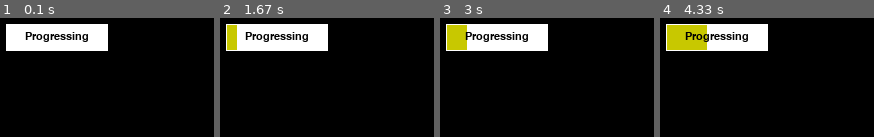
Above: before the commit, frames 1-4 (left to right).
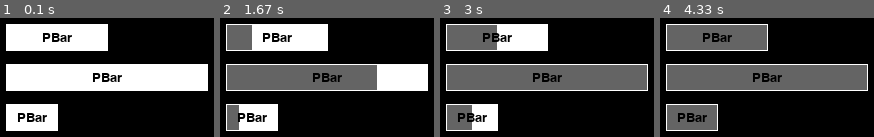
Above: after the commit, the same moments.

Repository: metulburr/pygame
Game: pygame game, started from progress_bar.py
Same seed, same stepped clock (60 frames per second), same inputs: the game is played once before the commit and once after it.
Inputs (mouse positions are in pixels of both pictures, inside the frame that each line leads up to):
- Up to frame 1 (0.1 s): no input
- Up to frame 2 (1.67 s): click (327, 77) at 0.38 s, where only the run after the commit has a clickable "PBar"; click (327, 77) at 0.72 s, where only the run after the commit has a clickable "PBar"
- Up to frame 3 (3 s): no input
- Up to frame 4 (4.33 s): no input

The runs differ from the first frame. In frame 1, 28% of the frame differs, in the area x 2-98%, y 11-95%; in frame 2, 30%; in frame 3, 32%; in frame 4, 36%, in the area x 2-98%, y 5-95%.

Commit message:
modified pbar class

Diff:
--- a/progress_bar.py
+++ b/progress_bar.py
@@ -9,6 +9,7 @@
         self.timer = 0.0
         self.time = 1.0
         self.process_kwargs(kwargs)
+        self.complete = False
         if self.text:
             self.text = self.font.render(self.text,True,self.font_color)
 
@@ -19,10 +20,10 @@
             'bg_color'   : (255,255,255),
             'bg_buff'    : 1,
             'increment'  : 1,
-            'progress'   : 0,
+            'percent'   : 0,
 
             'text'       : None,
-            'font'       : pg.font.Font(None,16),
+            'font'       : pg.font.Font(None,20),
             'font_color' : (0,0,0),
             'text_always': False
         }
@@ -30,24 +31,31 @@
             if kwarg in settings:
                 settings[kwarg] = kwargs[kwarg]
             else:
-                raise AttributeError("ProgressBar has no keyword: {}".format(kwarg))
+                raise AttributeError("{} has no keyword: {}".format(self.__class__.__name__, kwarg))
         self.__dict__.update(settings)
+
+    def progress(self):
+        if not self.complete:
+            self.percent += self.increment
+        #else:
+        #    self.percent = 0
 
     def update(self):
         self.current_time = pg.time.get_ticks()
-        if self.current_time-self.timer > 1000/self.time:
-            self.progress += self.increment
+        if self.current_time-self.timer > 1000/self.time: #auto progress
+            self.progress()
             self.timer = self.current_time
 
     def render(self, screen):
-        width =  self.progress
-        self.complete = False
-        if self.progress >= self.maxwidth:
-            width = self.maxwidth
+        width =  self.percent*self.rect.width/100
+        if width >= self.rect.width:
+            width = self.rect.width
             self.complete = True
-
+        else:
+            self.complete = False
         pg.draw.rect(screen, self.bg_color,
-            (self.rect.left-self.bg_buff, self.rect.top-self.bg_buff, self.maxwidth+self.bg_buff*2, self.rect.height+self.bg_buff*2))
+            (self.rect.left-self.bg_buff, self.rect.top-self.bg_buff,
+            self.rect.width+self.bg_buff*2, self.rect.height+self.bg_buff*2))
         pg.draw.rect(screen, self.color,
             (self.rect.left, self.rect.top, width, self.rect.height))
         if self.text:
@@ -63,24 +71,33 @@
         self.clock = pg.time.Clock()
 
         config = {
-            'text'     : 'Progressing',
-            'color'    : (200,200,0),
-            'bg_color' : (255,255,255),
-            'increment'     : 10,
-            'text_always':True
+            'text'       : 'PBar',
+            'color'      : (100,100,100),
+            'bg_color'   : (255,255,255),
+            'increment'  : 25,
+            'text_always': True,
         }
         self.bar = ProgressBar((10,10,100,25), **config)
+        self.bar3 = ProgressBar((10,90,50,25), **config)
+        self.bar2 = ProgressBar((10,50,200,25), **config)
 
     def events(self):
         for event in pg.event.get():
             if event.type == pg.QUIT:
                 self.done = True
+            elif event.type == pg.MOUSEBUTTONDOWN:
+                if self.bar2.rect.collidepoint(pg.mouse.get_pos()):
+                    self.bar2.progress()
 
     def update(self):
         self.bar.update()
+        self.bar2.update()
+        self.bar3.update()
 
     def render(self):
         self.bar.render(self.screen)
+        self.bar2.render(self.screen)
+        self.bar3.render(self.screen)
 
     def run(self):
         while not self.done:
